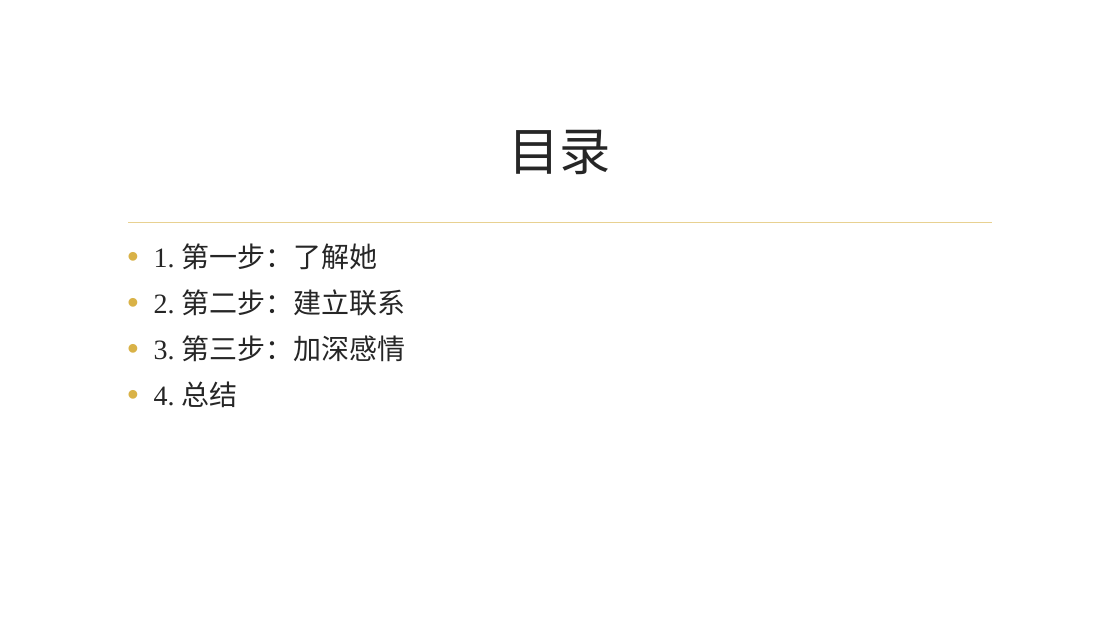
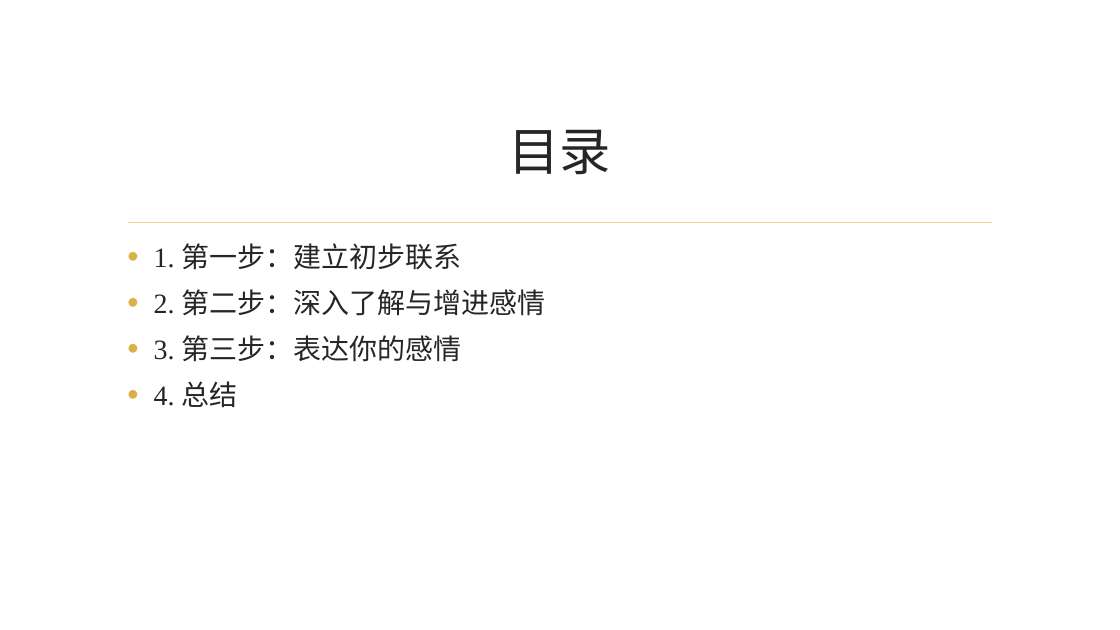
Before and after one commit to Lizhenghe-Chen/AIFileGenerator, a slide deck: slide 2 of Output/666/test.pptx. Drawn at 1120x630 pixels with LibreOffice and Linux fonts; fonts in the diff are those of the drawing; background and template pictures are left out. Boxes give left, top, right and bottom in pixels: in the first picture for what was removed or moved away, otherwise in the second. Text is boxed around its words. In the diff, an @@ line names an element or a change of style, - is before the commit and + after.

```diff
--- a/Output/666/test.pptx
+++ b/Output/666/test.pptx
@@ text at <box>154,243,546,362</box>: text changed @@
-• 1. 第一步：了解她
-• 2. 第二步：建立联系
-• 3. 第三步：加深感情
+• 1. 第一步：建立初步联系
+• 2. 第二步：深入了解与增进感情
+• 3. 第三步：表达你的感情
```
Also in this commit, not shown: 1 other slide changed, 4 slides added, 4 slides removed, 10 other files.
